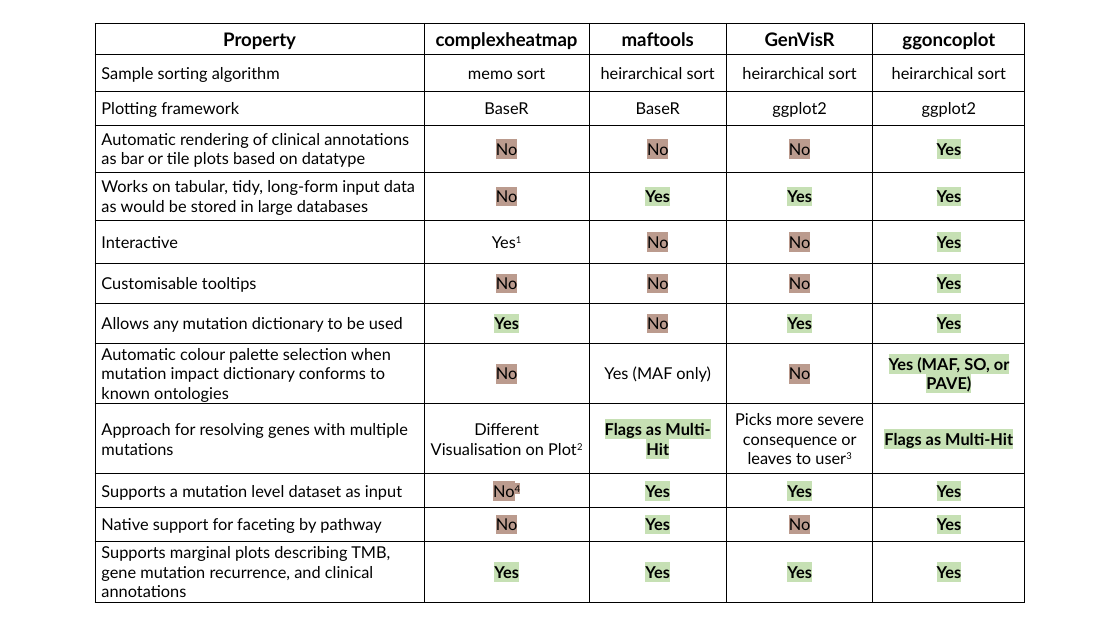
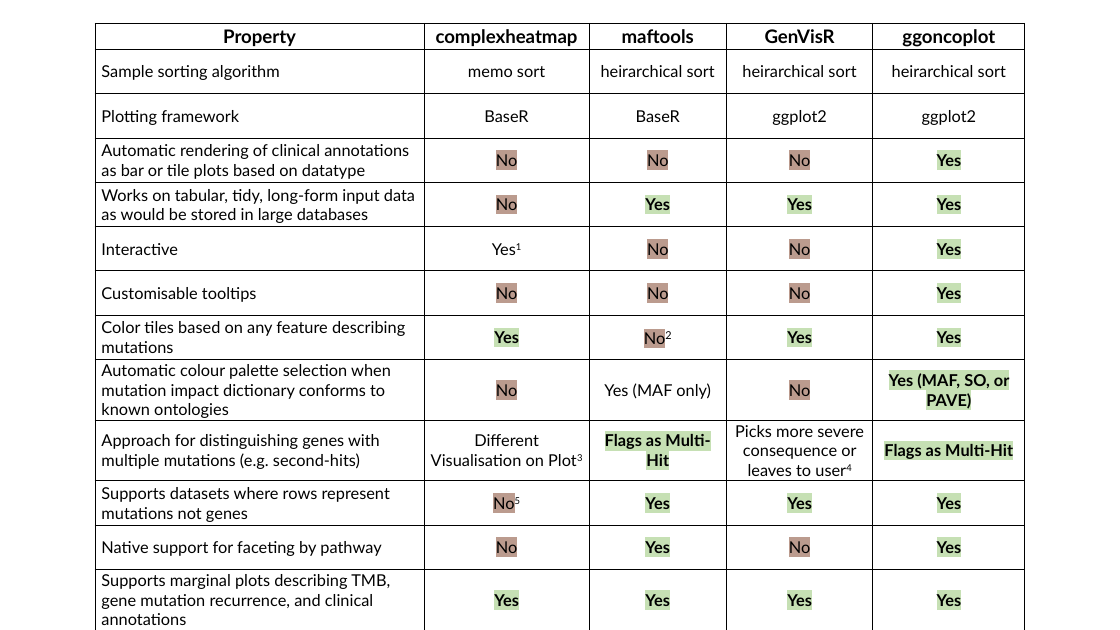
Before and after one commit to selkamand/ggoncoplot, a slide deck: slide 1 of paper/ggoncoplotTable.pptx. Drawn at 1120x630 pixels with LibreOffice and Linux fonts; fonts in the diff are those of the drawing. Boxes give left, top, right and bottom in pixels: in the first picture for what was removed or moved away, otherwise in the second. Text is boxed around its words. In the diff, an @@ line names an element or a change of style, - is before the commit and + after.

```diff
--- a/paper/ggoncoplotTable.pptx
+++ b/paper/ggoncoplotTable.pptx
@@ table at box(95, 24, 1025, 630) @@
-row 8, column 1: Allows any mutation dictionary to be used
+row 8, column 1: Color tiles based on any feature describing mutations
-row 8, column 3: No
+row 8, column 3: No2
-row 10: Approach for resolving genes with multiple mutations | Different Visualisation on Plot2 | Flags as Multi-Hit | Picks more severe consequence or leaves to user3 | Flags as Multi-Hit
+row 10: Approach for distinguishing genes with multiple mutations (e.g. second-hits) | Different Visualisation on Plot3 | Flags as Multi-Hit | Picks more severe consequence or leaves to user4 | Flags as Multi-Hit
-row 11, column 1: Supports a mutation level dataset as input
+row 11, column 1: Supports datasets where rows represent mutations not genes
-row 11, column 2: No4
+row 11, column 2: No5
```
Also in this commit, not shown: 13 other files.
